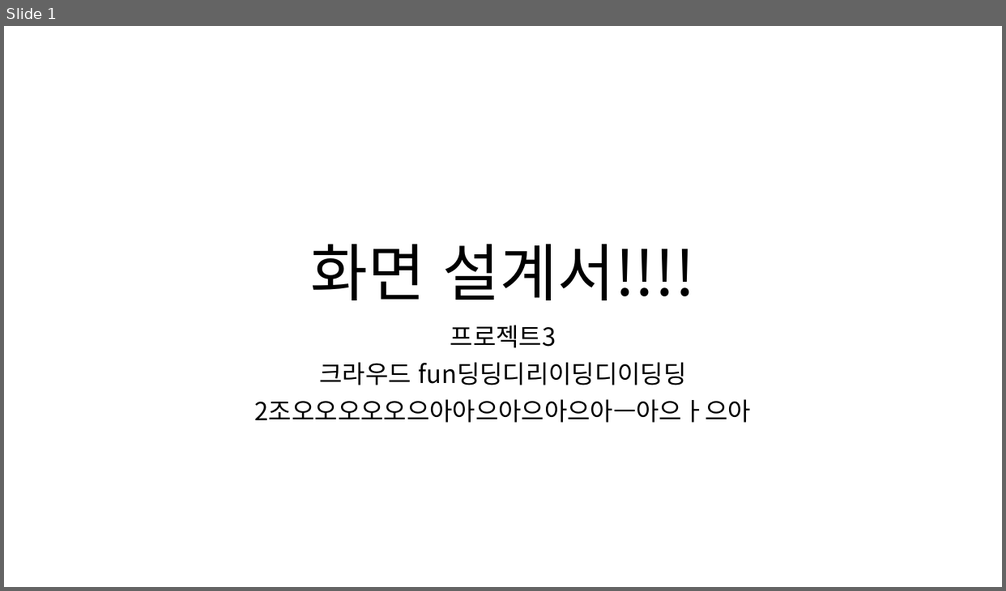
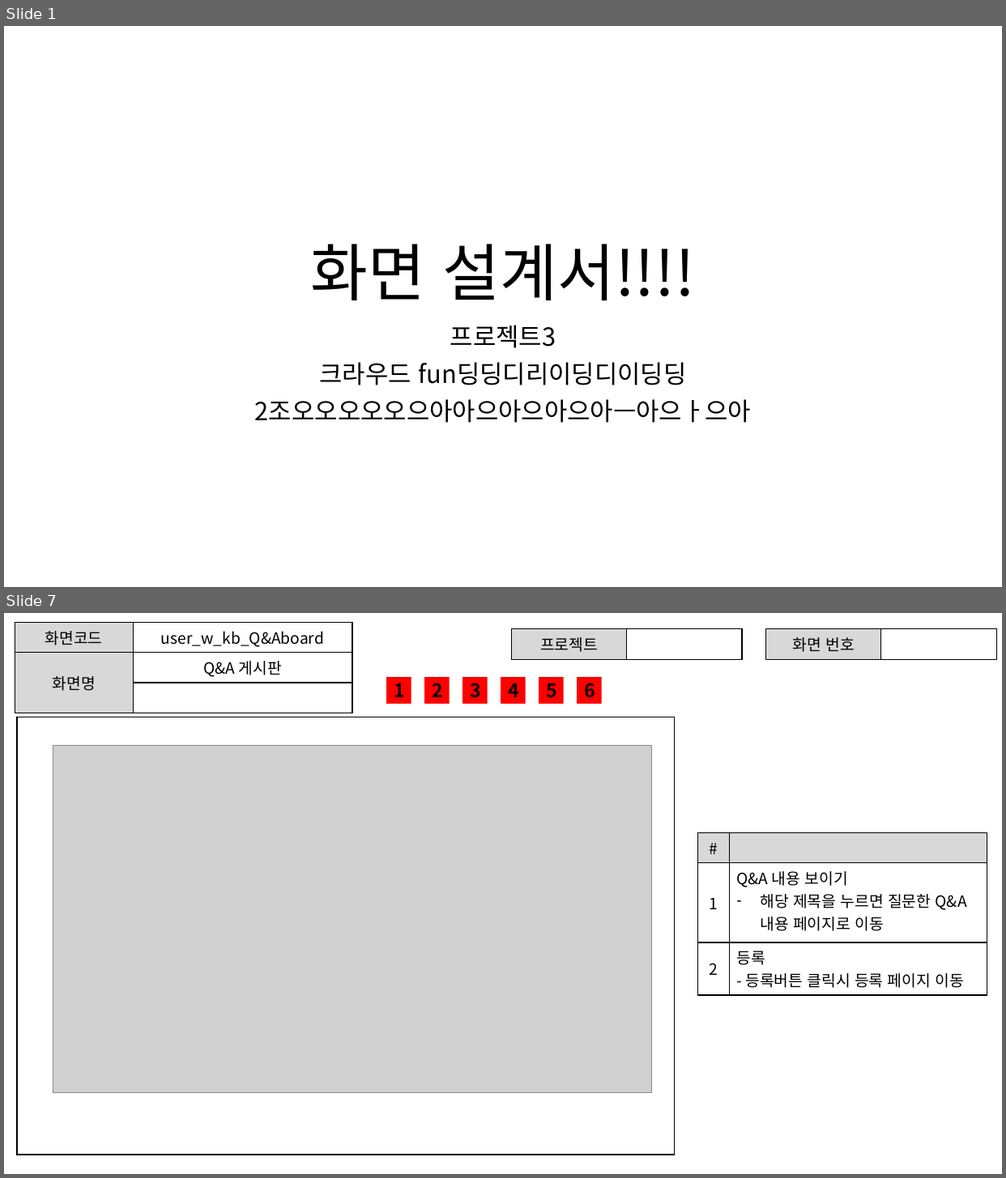
Before and after one commit to ezenteam2/EzenCrowdFunding, a slide deck: project03 화면설계서/0221 발표용 project03 - 화면 설계서 - 기범.pptx. Shown one above the other, each under a label of ours: slide 1 before the commit, slides 1 and 7 after it; the slides between them are not shown. The pictures are 1006x591 and 1006x1178 pixels, drawn with LibreOffice and Linux fonts; fonts in the diff are those of the drawing; grey boxes stand for pictures. Boxes give left, top, right and bottom in pixels: in the first picture for what was removed or moved away, otherwise in the second. Text is boxed around its words. In the diff, an @@ line names an element or a change of style, - is before the commit and + after.

```diff
--- a/project03 화면설계서/0221 발표용 project03 - 화면 설계서 - 기범.pptx
+++ b/project03 화면설계서/0221 발표용 project03 - 화면 설계서 - 기범.pptx
@@ slide 7 added at (4, 613, 1002, 1174), background #FFFFFF @@
@@ table added at (15, 623, 352, 701), 3 rows, 2 columns @@
+화면코드 | user_w_kb_Q&Aboard
+화면명 | Q&A 게시판
+ | 
@@ table added at (512, 629, 742, 656), 1 rows, 2 columns @@
+프로젝트 | 
@@ table added at (766, 629, 997, 656), 1 rows, 2 columns @@
+화면 번호 | 
@@ rectangle added at (386, 677, 411, 704), fill #FF0000, 18 pt, text #000000, bold @@
+1
@@ rectangle added at (424, 677, 450, 704), fill #FF0000, 18 pt, text #000000, bold @@
+2
@@ rectangle added at (463, 677, 488, 704), fill #FF0000, 18 pt, text #000000, bold @@
+3
@@ rectangle added at (501, 677, 526, 704), fill #FF0000, 18 pt, text #000000, bold @@
+4
@@ rectangle added at (539, 677, 563, 704), fill #FF0000, 18 pt, text #000000, bold @@
+5
@@ rectangle added at (577, 677, 602, 704), fill #FF0000, 18 pt, text #000000, bold @@
+6
@@ rectangle added at (17, 717, 674, 1155), fill #FFFFFF, outline #000000 1 pt @@
@@ picture added at (53, 746, 651, 1093) @@
@@ table added at (698, 833, 987, 1005), 3 rows, 2 columns @@
+# | 
+1 | Q&A 내용 보이기 / 해당 제목을 누르면 질문한 Q&A 내용 페이지로 이동
+2 | 등록 / - 등록버튼 클릭시 등록 페이지 이동
```
Also in this commit, not shown: 23 other slides added.
